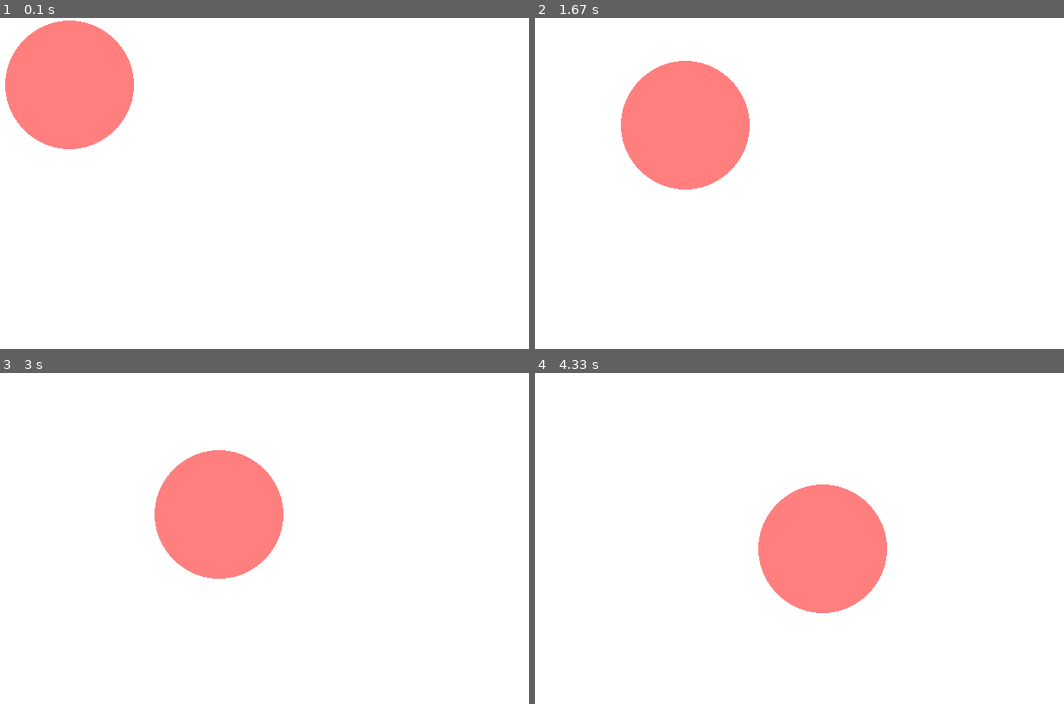
Above: before the commit, frames 1-4 (two rows, left to right).
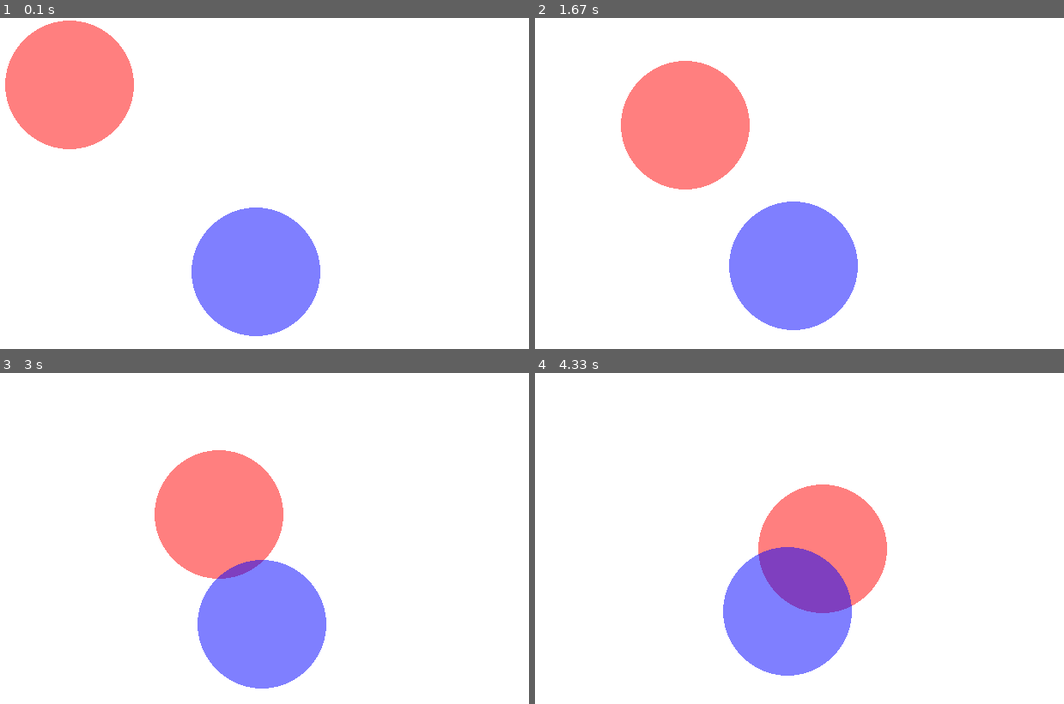
Above: after the commit, the same moments.

Repository: E137299/Pygame-Tutorials
Game: pygame game, started from 3.0 Animation/animation.py
The game is run twice, just before and just after one commit, with the same random seed, the same clock (stepped at 60 frames per second) and the same inputs.
Inputs:
- Up to frame 1 (0.1 s): no input
- Up to frame 2 (1.67 s): no input
- Up to frame 3 (3 s): no input
- Up to frame 4 (4.33 s): no input

The runs differ from the first frame. In frame 1, 7.4% of the frame differs, in the area x 36-61%, y 57-97%; in frame 2, 7.4%; in frame 3, 7.4%; in frame 4, 7.4%.

Commit message:
Animation

Diff:
--- a/3.0 Animation/animation.py
+++ b/3.0 Animation/animation.py
@@ -32,8 +32,8 @@
 '''
 circle_radius = 75
 blue_circle = pygame.Surface((circle_radius * 2, circle_radius * 2), pygame.SRCALPHA) # creates a rectangular surface
-pygame.draw.circle(blue_circle, (0,0, 255,128),(circle_radius, circle_radius), circle_radius) # draws circle on surface
-
+pygame.draw.circle(blue_circle, (0, 0, 255,128),(circle_radius, circle_radius), circle_radius) # draws circle on surface
+blue_rect = blue_circle.get_rect(center = (300,300))
 
 running = True
 while running:
@@ -47,10 +47,14 @@
     red_x +=1
     red_y +=0.5
 
+    #ANIMATION: Option 2
+    blue_rect.centerx += random.randint(-1,1)
+    blue_rect.centery += random.randint(-1, 1)
+
+
     #Blit images onto screen
     screen.blit(red_circle,(red_x,red_y))
-
-
+    screen.blit(blue_circle, blue_rect)
 
 
     pygame.display.flip()
